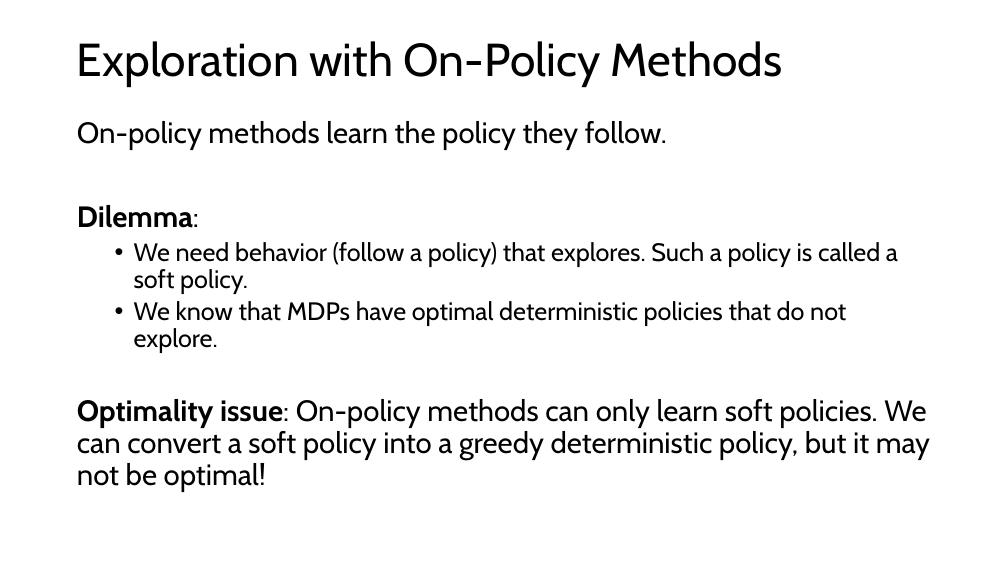
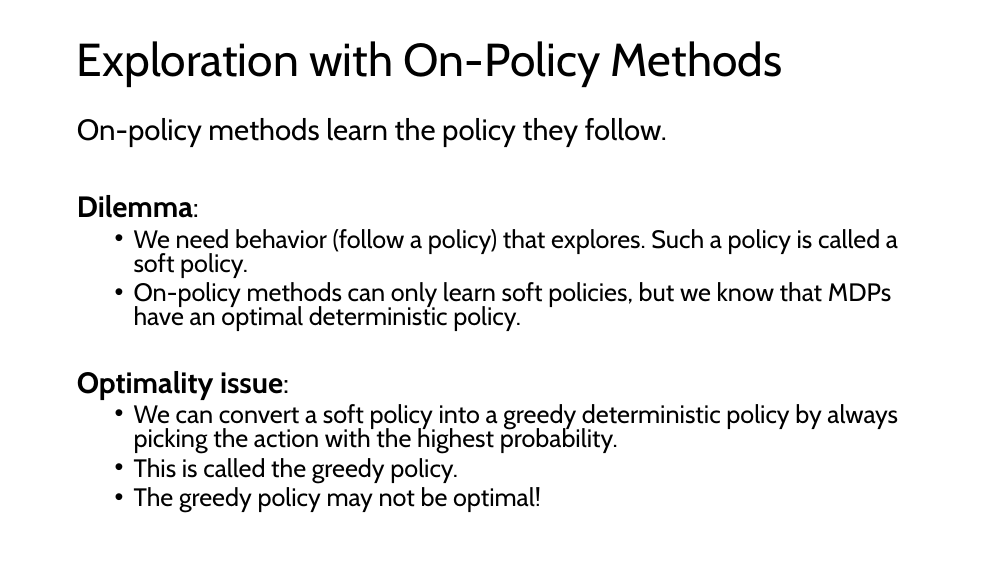
Before and after one commit to mhahsler/Introduction_to_Reinforcement_Learning, a slide deck: slide 17 of slides/Lecture_Chapter05.pptx. Drawn at 1008x567 pixels with LibreOffice and Linux fonts; fonts in the diff are those of the drawing. Boxes give left, top, right and bottom in pixels: in the first picture for what was removed or moved away, otherwise in the second. Text is boxed around its words. In the diff, an @@ line names an element or a change of style, - is before the commit and + after.

```diff
--- a/slides/Lecture_Chapter05.pptx
+++ b/slides/Lecture_Chapter05.pptx
@@ text at [77, 118, 898, 278]: line spacing 0.9 to 0.8 @@
@@ text at [77, 282, 898, 512]: text changed; size 28 to 24 pt @@
-  • We know that MDPs have optimal deterministic policies that do not explore.
-Optimality issue: On-policy methods can only learn soft policies. We can convert a soft policy into a greedy deterministic policy, but it may not be optimal!
+  • On-policy methods can only learn soft policies, but we know that MDPs have an optimal deterministic policy.
+Optimality issue:
+  • We can convert a soft policy into a greedy deterministic policy by always picking the action with the highest probability.
+  • This is called the greedy policy.
+  • The greedy policy may not be optimal!
```
Also in this commit, not shown: 1 other slide changed, 1 other file.
